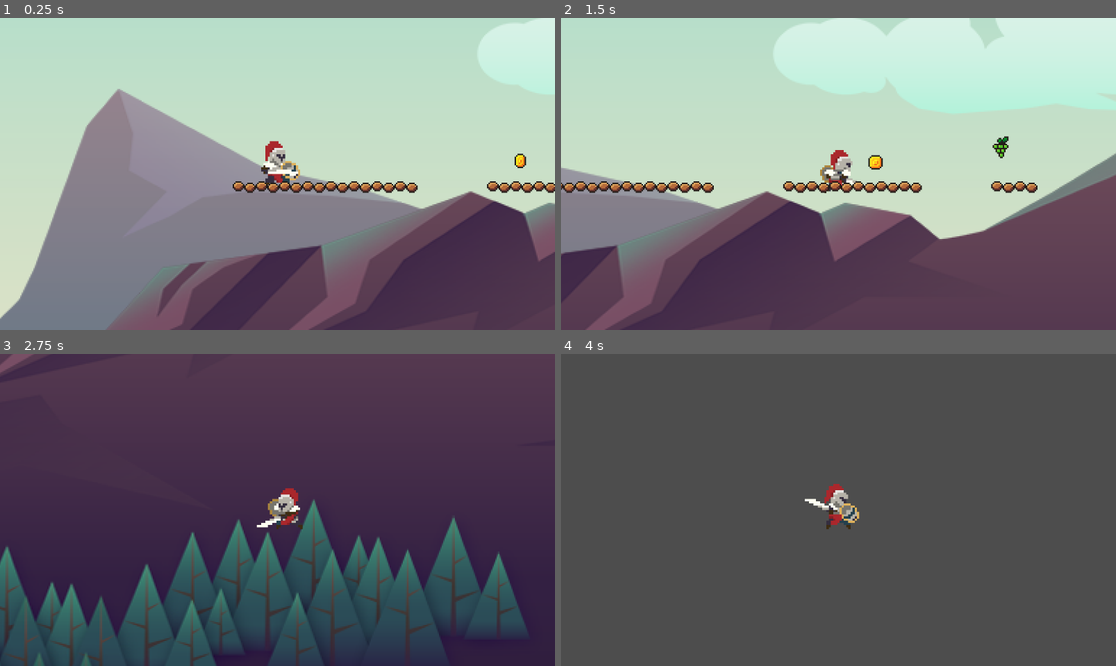
Above: before the commit, frames 1-4 (two rows, left to right).
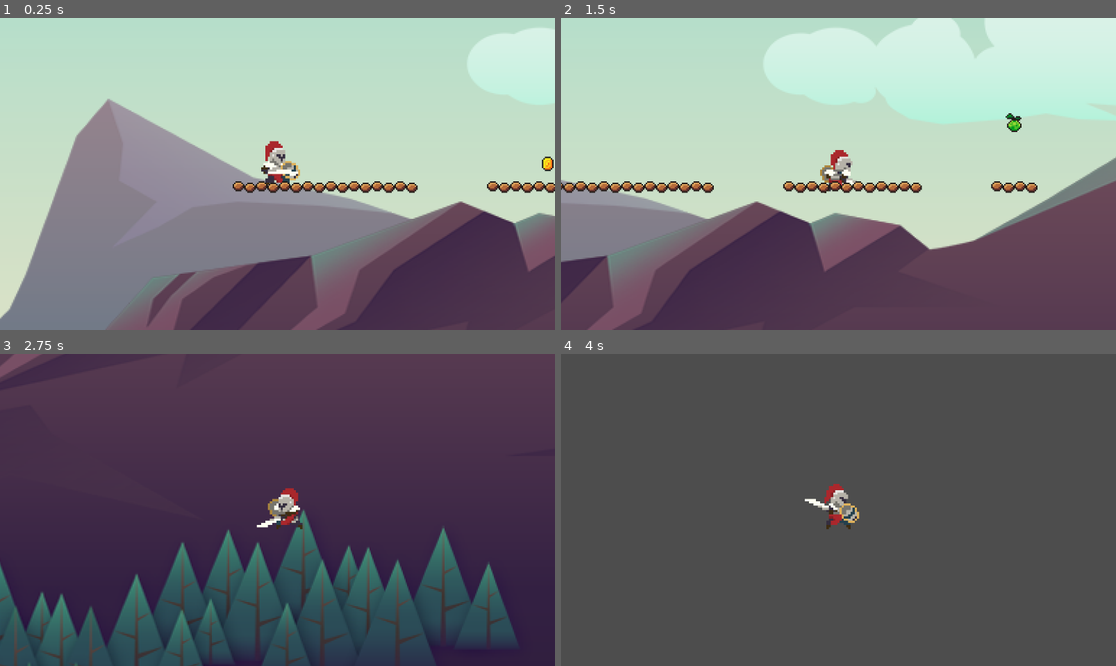
Above: after the commit, the same moments.

Repository: UNIFILDEV/Empire_Of_Azeitanaro
Game: Godot game, scene res://sceness/level/level1.tscn
The game is run twice, just before and just after one commit, with the same random seed, the same clock (stepped at 60 frames per second) and the same inputs. This scene is started directly instead of the project's main scene.
Inputs (mouse positions are in pixels of both pictures, inside the frame that each line leads up to):
- Up to frame 1 (0.25 s): no input
- Up to frame 2 (1.5 s): move the mouse to (960, 158) at 0.52 s; hold Right (ui_right) from 0.53 s (still down); click (960, 158) at 0.6 s; tap W (jump) at 0.77 s; move the mouse to (727, 189) at 1.27 s; right-click (727, 189) at 1.35 s
- Up to frame 3 (2.75 s): tap W (jump) at 1.52 s; move the mouse to (333, 441) at 2.02 s; release Right (ui_right) at 2.03 s; hold Left (ui_left) from 2.03 s (still down); click (333, 441) at 2.1 s
- Up to frame 4 (4 s): move the mouse to (810, 572) at 2.77 s; release Left (ui_left) at 2.78 s; hold Right (ui_right) from 2.78 s (still down); right-click (810, 572) at 2.85 s; tap W (jump) at 3.02, 3.77 s; move the mouse to (1005, 556) at 3.52 s; click (1005, 556) at 3.6 s

The runs differ from the first frame. In frame 1, 6.8% of the frame differs, in the area x 1-100%, y 0-100%; in frame 2, 7.1%; in frame 3, 12%, in the area x 0-95%, y 0-100%; in frame 4, nothing differs.

Commit message:
items-change

Diff:
--- a/The Epic Roman Empire Comeback/item-fruit.tscn
+++ b/The Epic Roman Empire Comeback/item-fruit.tscn
@@ -1,3 +1,36 @@
-[gd_scene format=3 uid="uid://d0nwybi7t3pnl"]
+[gd_scene load_steps=6 format=3 uid="uid://d0nwybi7t3pnl"]
 
-[node name="Node2D" type="Node2D"]
+[ext_resource type="Texture2D" uid="uid://cqnovmpio14ov" path="res://assets/brackeys_platformer_assets/brackeys_platformer_assets/sprites/fruit.png" id="1_3y1c3"]
+[ext_resource type="Script" path="res://item_fruit.gd" id="1_pqhp7"]
+
+[sub_resource type="CapsuleShape2D" id="CapsuleShape2D_i8lmt"]
+radius = 5.0
+height = 16.0
+
+[sub_resource type="AtlasTexture" id="AtlasTexture_334m2"]
+atlas = ExtResource("1_3y1c3")
+region = Rect2(0, 0, 16, 16)
+
+[sub_resource type="SpriteFrames" id="SpriteFrames_o7na6"]
+animations = [{
+"frames": [{
+"duration": 1.0,
+"texture": SubResource("AtlasTexture_334m2")
+}],
+"loop": true,
+"name": &"default",
+"speed": 5.0
+}]
+
+[node name="fruit" type="Area2D"]
+script = ExtResource("1_pqhp7")
+
+[node name="CollisionShape2D" type="CollisionShape2D" parent="."]
+position = Vector2(-48, -16)
+shape = SubResource("CapsuleShape2D_i8lmt")
+
+[node name="AnimatedSprite2D" type="AnimatedSprite2D" parent="."]
+position = Vector2(-48, -16)
+sprite_frames = SubResource("SpriteFrames_o7na6")
+
+[connection signal="body_entered" from="." to="." method="_on_body_entered"]
--- /dev/null
+++ b/The Epic Roman Empire Comeback/item_fruit.gd
@@ -0,0 +1,16 @@
+extends Area2D
+
+
+# Called when the node enters the scene tree for the first time.
+func _ready() -> void:
+	pass # Replace with function body.
+
+
+# Called every frame. 'delta' is the elapsed time since the previous frame.
+func _process(delta: float) -> void:
+	pass
+
+
+func _on_body_entered(body: Node2D) -> void:
+	print('pegou na fruta');
+	queue_free();
--- a/The Epic Roman Empire Comeback/sceness/level/level1.tscn
+++ b/The Epic Roman Empire Comeback/sceness/level/level1.tscn
@@ -9,6 +9,7 @@
 [ext_resource type="Texture2D" uid="uid://bgcdjaspbw5p1" path="res://assets/trees/Building/Decor_Roof_01.png" id="6_t4gb1"]
 [ext_resource type="PackedScene" uid="uid://dlvxvnmxke8ov" path="res://moving_platform.tscn" id="8_sg5a6"]
 [ext_resource type="PackedScene" uid="uid://cjpx2v63ymbaj" path="res://area_2d.tscn" id="9_w30cn"]
+[ext_resource type="PackedScene" uid="uid://d0nwybi7t3pnl" path="res://item-fruit.tscn" id="10_1axco"]
 
 [sub_resource type="TileSetAtlasSource" id="TileSetAtlasSource_a77v6"]
 texture = ExtResource("2_uhcpd")
@@ -341,11 +342,11 @@
 rotation = 6.28319
 tile_set = SubResource("TileSet_jkwq5")
 format = 2
-layer_0/tile_data = PackedInt32Array(-65518, 131075, 0, -3080198, 196614, 2, -3080197, 262150, 2, 327724, 3, 2, 917550, 3, 0, 917551, 65539, 0, 917552, 131075, 0, 917549, 131075, 0)
+layer_0/tile_data = PackedInt32Array(-3080198, 196614, 2, -3080197, 262150, 2)
 
 [node name="GameBackground1" type="Sprite2D" parent="."]
 z_index = -1
-position = Vector2(672, -48)
+position = Vector2(665, -41)
 texture = ExtResource("5_dge85")
 
 [node name="AnimatedSprite2D" parent="." instance=ExtResource("6_0ybff")]
@@ -354,10 +355,15 @@
 [node name="moving_platform" parent="." instance=ExtResource("8_sg5a6")]
 position = Vector2(1009, 266)
 
-[node name="Node2D" type="Node2D" parent="."]
-
-[node name="items" parent="Node2D" instance=ExtResource("9_w30cn")]
-position = Vector2(168, 2)
-
-[node name="items2" parent="Node2D" instance=ExtResource("9_w30cn")]
-position = Vector2(209, 3)
+[node name="coins" type="Node2D" parent="."]
+
+[node name="items" parent="coins" instance=ExtResource("9_w30cn")]
+position = Vector2(187, 4)
+
+[node name="items2" parent="coins" instance=ExtResource("9_w30cn")]
+position = Vector2(752, 238)
+
+[node name="fruits" type="Node2D" parent="."]
+
+[node name="items" parent="fruits" instance=ExtResource("10_1axco")]
+position = Vector2(353, -9)
--- /dev/null
+++ b/The Epic Roman Empire Comeback/sprite_2d.gd
@@ -0,0 +1,17 @@
+extends Area2D
+
+
+# Called when the node enters the scene tree for the first time.
+func _ready() -> void:
+	pass # Replace with function body.
+
+
+# Called every frame. 'delta' is the elapsed time since the previous frame.
+func _process(delta: float) -> void:
+	pass
+
+func _on_body_entered(body: Node2D) -> void:
+	#totalCoins += 1;
+	#sound_player.play();
+	queue_free();
+	#print(totalCoins);
Not shown: 1 places in The Epic Roman Empire Comeback/sceness/level/level1.tscn that only renumber resources
